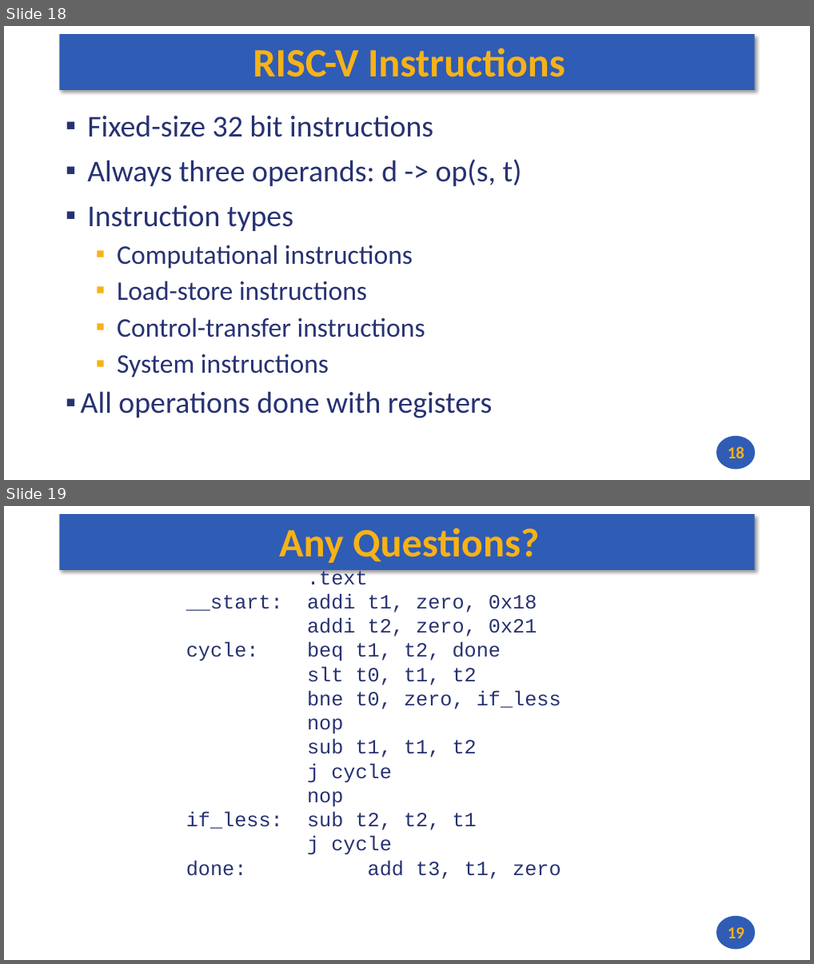
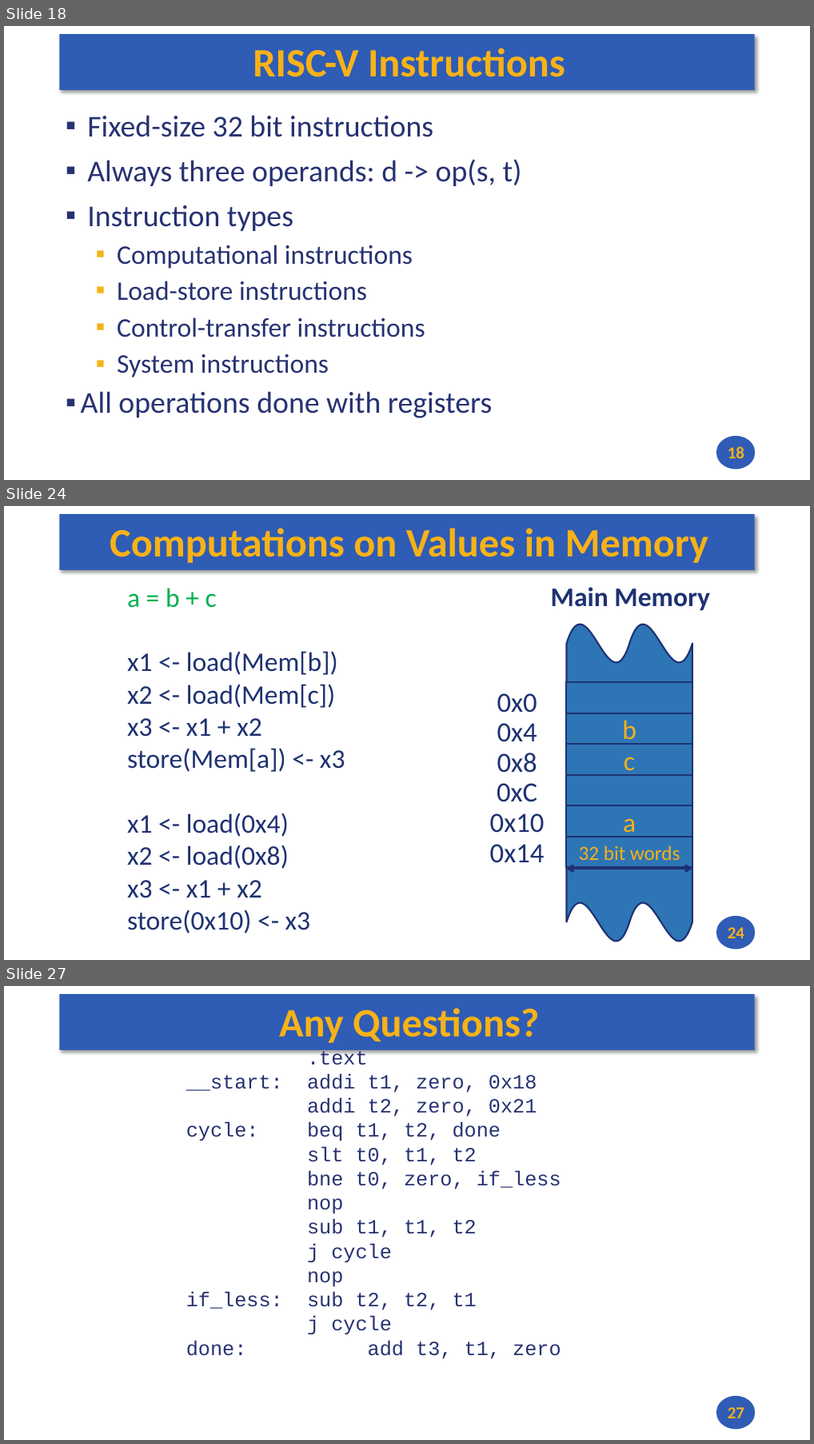
Before and after one commit to andrewt0301/hse-acos-course, a slide deck: docs/part1ca/03_CPU/CA_Lecture_03.pptx. Shown one above the other, each under a label of ours: slides 18 and 19 before the commit, slides 18, 24 and 27 after it; the slides between them are not shown. The pictures are 814x964 and 814x1444 pixels, drawn with LibreOffice and Linux fonts; fonts in the diff are those of the drawing. Boxes give left, top, right and bottom in pixels: in the first picture for what was removed or moved away, otherwise in the second. Text is boxed around its words. In the diff, an @@ line names an element or a change of style, - is before the commit and + after.

```diff
--- a/docs/part1ca/03_CPU/CA_Lecture_03.pptx
+++ b/docs/part1ca/03_CPU/CA_Lecture_03.pptx
@@ slide 24 added at (x1=4, y1=506, x2=810, y2=960), background #FFFFFF; not listed: 2 template elements that a slide beside it also shows @@
@@ title added at (x1=110, y1=528, x2=709, y2=563), 48 pt, text #F7B217, bold @@
+Computations on Values in Memory
@@ text added at (x1=127, y1=588, x2=346, y2=933), 32 pt, text #1E3272 @@
+a = b + c
+x1 <- load(Mem[b])
+x2 <- load(Mem[c])
+x3 <- x1 + x2
+store(Mem[a]) <- x3
+x1 <- load(0x4)
+x2 <- load(0x8)
+x3 <- x1 + x2
+store(0x10) <- x3
@@ rectangle added at (x1=540, y1=578, x2=718, y2=614), fill #FFFFFF, 32 pt, text #1E3272, bold @@
+Main Memory
@@ double wave added at (x1=567, y1=624, x2=693, y2=941), fill #2E75B6, outline #1E3272 2 pt @@
@@ text added at (x1=490, y1=693, x2=545, y2=863), 33.1 pt, text #1E3272 @@
+0x0
+0x4
+0x8
+0xC
+0x10
+0x14
@@ rectangle added at (x1=566, y1=682, x2=693, y2=713), fill #2E75B6, outline #1E3272 2 pt @@
@@ rectangle added at (x1=566, y1=713, x2=693, y2=744), fill #2E75B6, outline #1E3272 2 pt, 32 pt, text #F7B217 @@
+b
@@ rectangle added at (x1=566, y1=744, x2=693, y2=775), fill #2E75B6, outline #1E3272 2 pt, 32 pt, text #F7B217 @@
+c
@@ rectangle added at (x1=566, y1=775, x2=693, y2=805), fill #2E75B6, outline #1E3272 2 pt @@
@@ rectangle added at (x1=566, y1=805, x2=693, y2=836), fill #2E75B6, outline #1E3272 2 pt, 32 pt, text #F7B217 @@
+a
@@ rectangle added at (x1=566, y1=836, x2=693, y2=867), fill #2E75B6, outline #1E3272 2 pt, 24 pt, text #F7B217 @@
+32 bit words
@@ double arrow added from (566, 868) to (693, 868), #1E3272 2.75 pt @@
@@ page number added at (x1=728, y1=927, x2=745, y2=938), 20 pt, text #F7B217, bold @@
+24
@@ what was slide 19 is now slide 27 @@
@@ page number at (x1=728, y1=1407, x2=745, y2=1418): text changed @@
-19
+27
```
Also in this commit, not shown: 7 other slides added, 1 other file.
